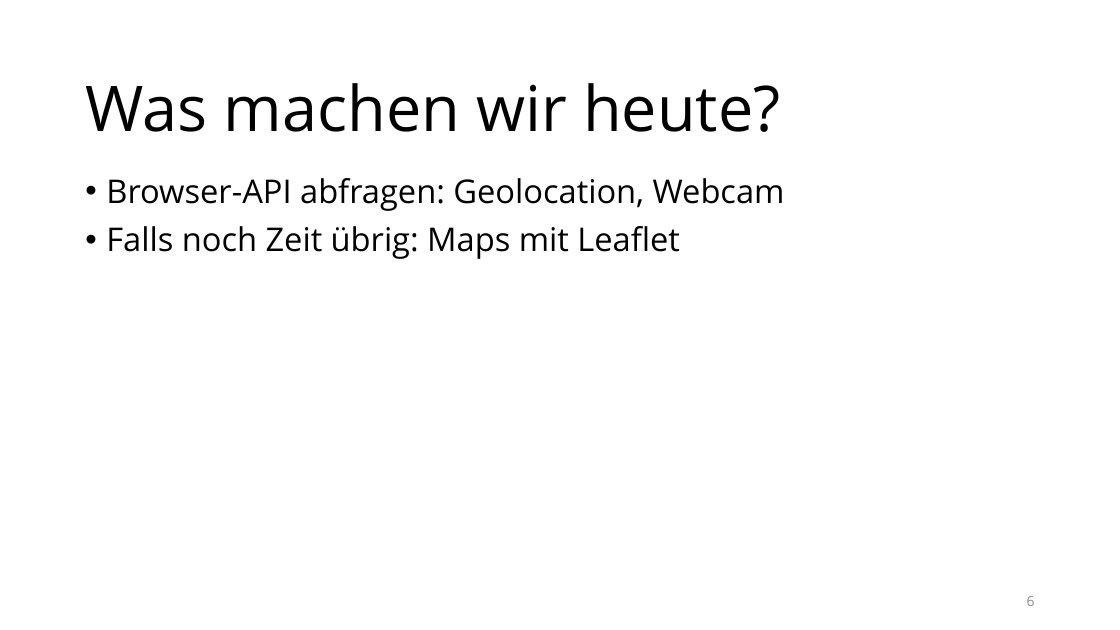
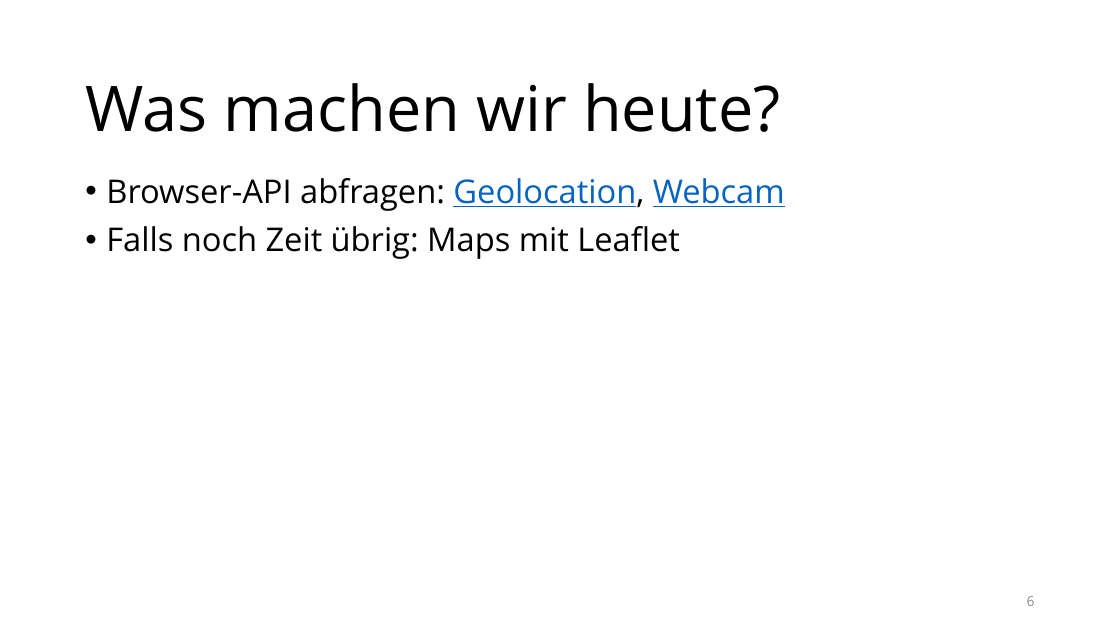
Before and after one commit to raphaeldas/js-advanced, a slide deck: slide 6 of papers/lektion-2.pptx. Drawn at 1120x630 pixels with LibreOffice and Linux fonts; fonts in the diff are those of the drawing; background and template pictures are left out. Boxes give left, top, right and bottom in pixels: in the first picture for what was removed or moved away, otherwise in the second. Text is boxed around its words. In the diff, an @@ line names an element or a change of style, - is before the commit and + after.

```diff
--- a/papers/lektion-2.pptx
+++ b/papers/lektion-2.pptx
@@ text at [106, 178, 785, 211]: text colour #000000 to #0563C1, underline on in "Geolocation, Webcam" @@
```
Also in this commit, not shown: 1 other slide changed.
